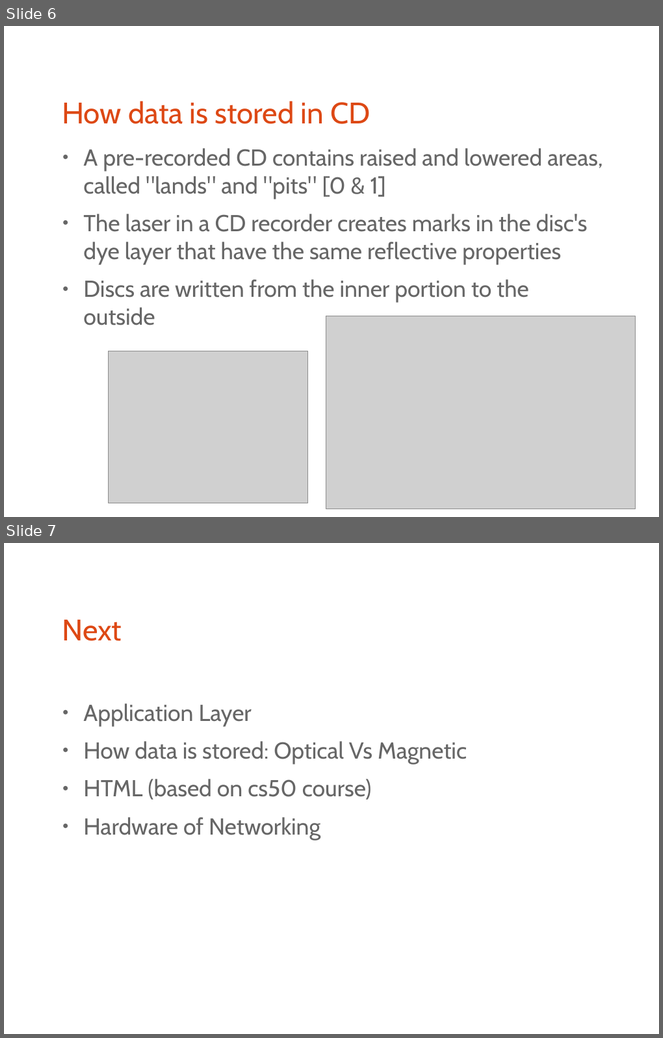
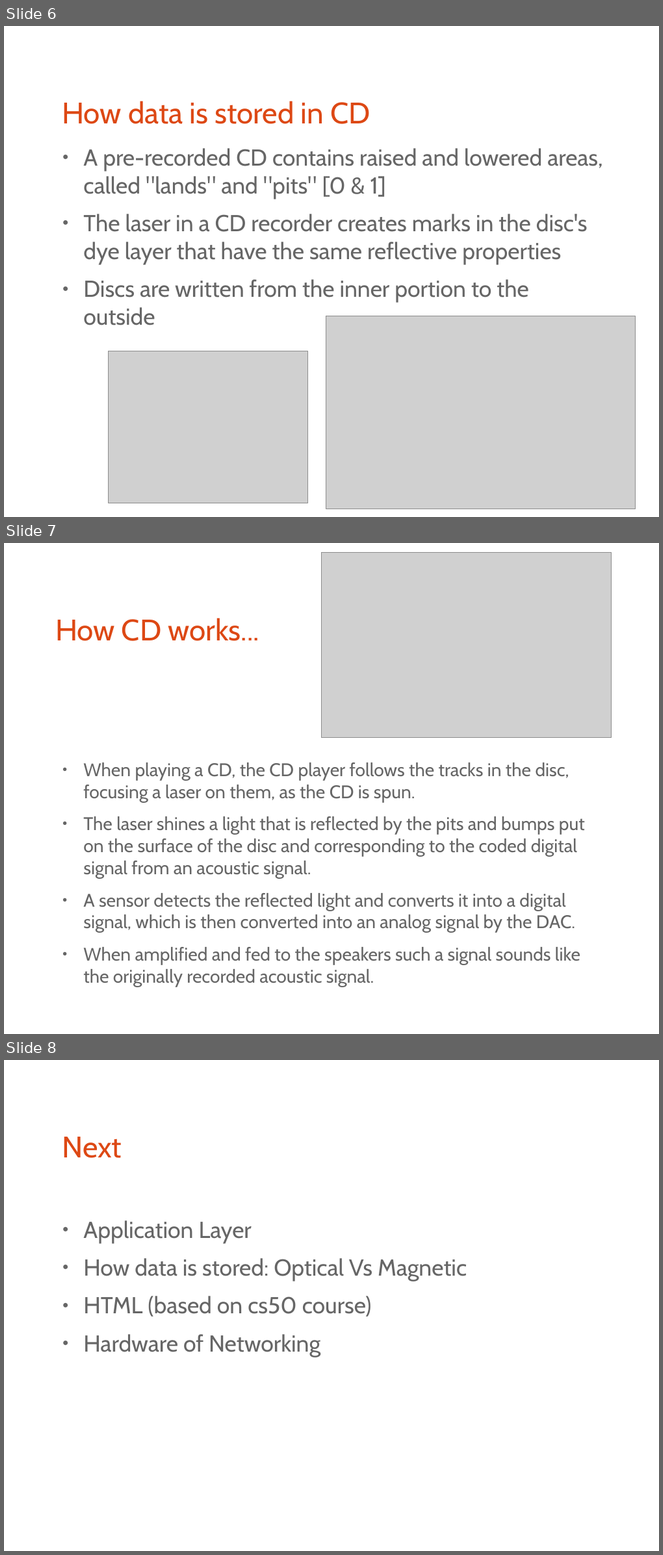
Before and after one commit to bagustris/TIK, a slide deck: tik-2b.odp. Shown one above the other, each under a label of ours: slides 6 and 7 before the commit, slides 6, 7 and 8 after it. The pictures are 663x1038 and 663x1555 pixels, drawn with LibreOffice and Linux fonts; fonts in the diff are those of the drawing; grey boxes stand for pictures. Boxes give left, top, right and bottom in pixels: in the first picture for what was removed or moved away, otherwise in the second. Text is boxed around its words. In the diff, an @@ line names an element or a change of style, - is before the commit and + after.

```diff
--- a/tik-2b.odp
+++ b/tik-2b.odp
@@ slide 7 added at [4, 543, 659, 1034], background #FFFFFF @@
@@ picture added at [322, 553, 612, 737] @@
@@ title added at [55, 618, 259, 641], 36 pt, text #DD4814 @@
+How CD works...
@@ text added at [83, 763, 585, 987], 22.2 pt, text #666666 @@
+● When playing a CD, the CD player follows the tracks in the disc, focusing a laser on them, as the CD is spun.
+● The laser shines a light that is reflected by the pits and bumps put on the surface of the disc and corresponding to the coded digital signal from an acoustic signal.
+● A sensor detects the reflected light and converts it into a digital signal, which is then converted into an analog signal by the DAC.
+● When amplified and fed to the speakers such a signal sounds like the originally recorded acoustic signal.
@@ what was slide 7 is now slide 8 @@
```
Also in this commit, not shown: 1 slide changed, 3 other files.
